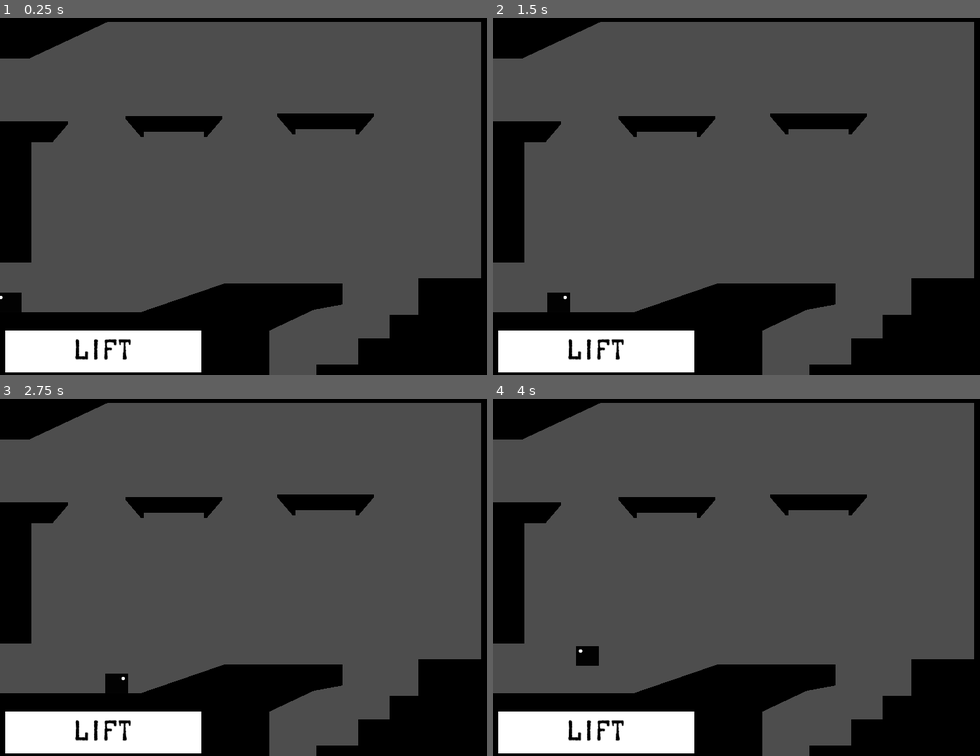
Above: before the commit, frames 1-4 (two rows, left to right).
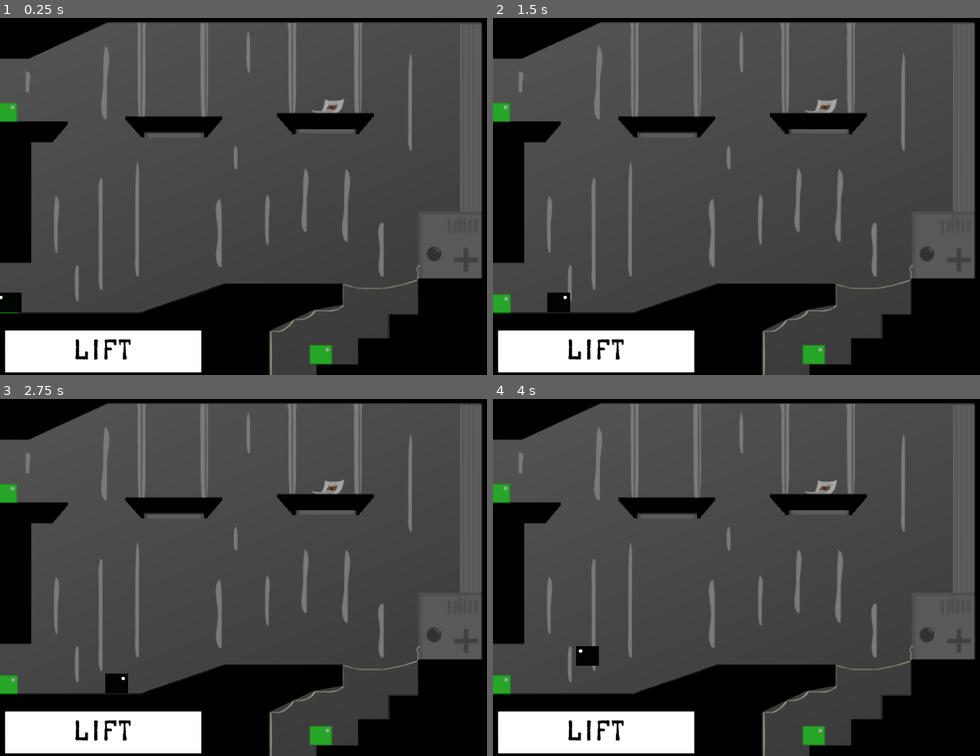
Above: after the commit, the same moments.

Repository: IntangibleMatter/PRIOR-Remake
Game: Godot game, scene res://levels/facility/02.tscn
Two runs of this game, one before a commit and one after it. Both use one fixed random seed, a clock stepped at 60 frames per second and the inputs below. The project has no main scene, so this scene is started directly.
Inputs (mouse positions are in pixels of both pictures, inside the frame that each line leads up to):
- Up to frame 1 (0.25 s): no input
- Up to frame 2 (1.5 s): tap Enter at 0.5 s; move the mouse to (867, 160) at 0.52 s; hold Right (move_right) 0.53-1.25 s; hold Alt 0.53-1.25 s; click (867, 160) at 0.67 s; tap Up (move_jump) at 0.77 s; drag from (648, 200) to (726, 257) at 1.27 s
- Up to frame 3 (2.75 s): tap Space at 2 s; move the mouse to (311, 473) at 2.02 s; hold Right (move_right) from 2.03 s (still down); hold Ctrl from 2.03 s (still down)
- Up to frame 4 (4 s): release Right (move_right) at 2.75 s; release Ctrl at 2.75 s; drag from (726, 638) to (595, 502) at 2.77 s; tap Enter at 3.5, 3.6 s; move the mouse to (911, 620) at 3.52 s; hold Left (move_left) from 3.53 s (still down); tap Up (move_jump) at 3.77 s

The runs differ from the first frame. In frame 1, 4.5% of the frame differs, in the area x 0-100%, y 1-100%; in frame 2, 4.7%; in frame 3, 4.7%; in frame 4, 4.7%.

Commit message:
03

Diff:
--- a/levels/facility/02.tscn
+++ b/levels/facility/02.tscn
@@ -882,7 +882,6 @@
 [node name="levelbase" instance=ExtResource("1_gyiuc")]
 
 [node name="BaseLevel" parent="." index="0"]
-visible = false
 texture = ExtResource("2_5qc6t")
 
 [node name="Mainbody" type="StaticBody2D" parent="Env/Geometry" index="0"]
--- /dev/null
+++ b/levels/facility/03.tscn
@@ -0,0 +1,5 @@
+[gd_scene load_steps=2 format=3 uid="uid://dmtspa3cst0kw"]
+
+[ext_resource type="PackedScene" uid="uid://0f3ahgtchmfa" path="res://levels/levelbase.tscn" id="1_n2pay"]
+
+[node name="levelbase" instance=ExtResource("1_n2pay")]
Not shown: 62 places in levels/facility/02.tscn that only renumber resources
